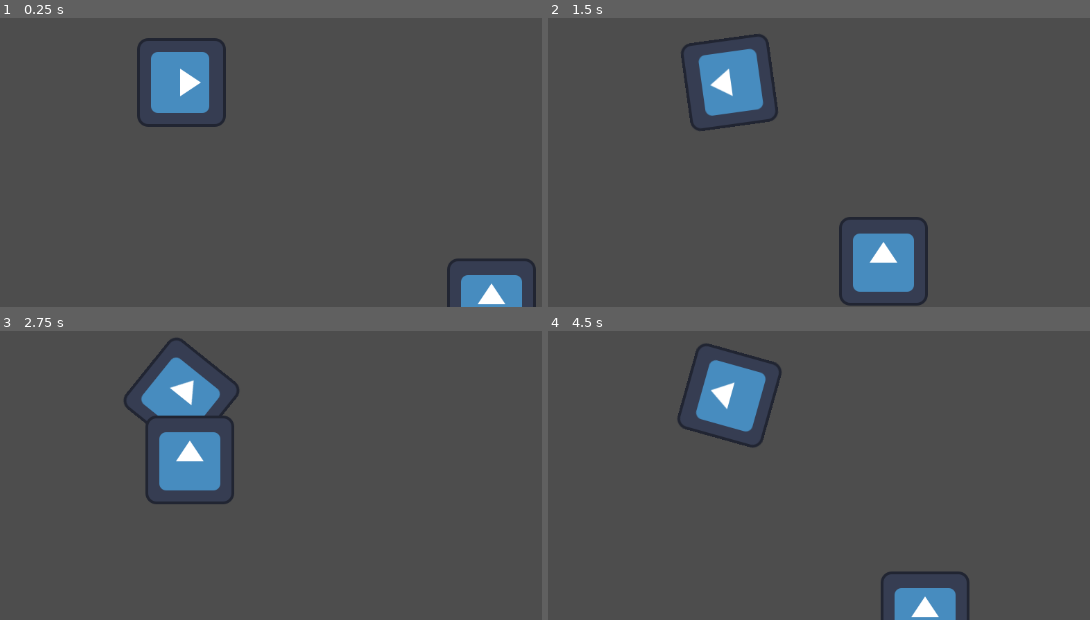
Above: before the commit, frames 1-4 (two rows, left to right).
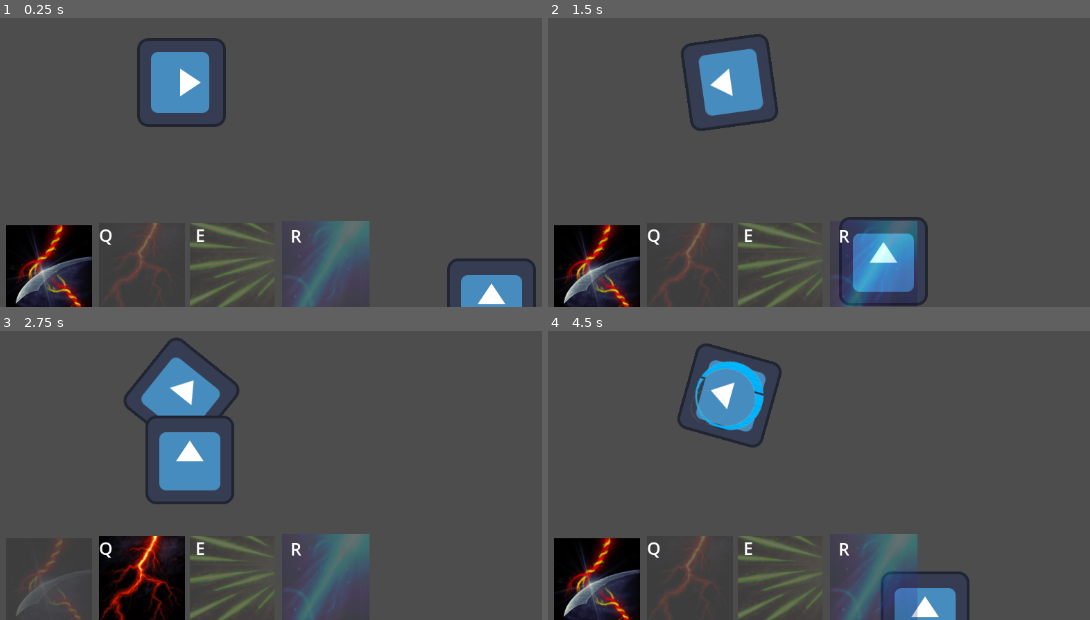
Above: after the commit, the same moments.

Repository: EamonnMR/chrome-crusher
Game: Godot game, scene res://Main.tscn
Same seed, same stepped clock (60 frames per second), same inputs: the game is played once before the commit and once after it. The engine's default icon, where the game draws it, is replaced by a stand-in: a white triangle on a blue panel in a dark square.
Inputs (mouse positions are in pixels of both pictures, inside the frame that each line leads up to):
- Up to frame 1 (0.25 s): no input
- Up to frame 2 (1.5 s): tap Enter at 0.5 s; move the mouse to (905, 61) at 0.52 s; hold D 0.53-1.28 s; hold Right mouse button (block, bound only after the commit) 0.53-1.28 s; click (905, 61) at 0.8 s; move the mouse to (569, 104) at 1.27 s; hold S from 1.28 s (still down); click (569, 104) at 1.35 s
- Up to frame 3 (2.75 s): tap Q at 1.55 s; move the mouse to (outside the picture) at 2.02 s; release S at 2.03 s; hold D from 2.03 s (still down); hold Q from 2.03 s (still down); tap E at 2.3 s
- Up to frame 4 (4.5 s): move the mouse to (688, 484) at 2.77 s; release D at 2.78 s; release Q at 2.78 s; hold W 2.78-3.53 s; tap E at 2.85 s; tap R at 3.05 s; move the mouse to (970, 463) at 3.52 s; hold R 3.53-4.28 s; hold A from 3.53 s (still down); right-click (970, 463) at 3.8 s; move the mouse to (outside the picture) at 4.27 s; right-click (outside the picture) at 4.35 s

The runs differ from the first frame. In frame 1, 7.8% of the frame differs, in the area x 1-69%, y 70-100%; in frame 2, 6.6%; in frame 3, 7.9%; in frame 4, 8.9%, in the area x 1-69%, y 10-100%.

Commit message:
Spells fire projectiles

Diff:
--- a/ChordedController.gd
+++ b/ChordedController.gd
@@ -56,3 +56,12 @@
 		return Vector2(0,0)
 
 	return Vector2(1, 0).rotated(ideal_face)
+
+func selected_color() -> Util.COLOR:
+	if Input.is_key_pressed(KEY_Q):
+		return Util.COLOR.RED
+	if Input.is_key_pressed(KEY_E):
+		return Util.COLOR.GREEN
+	if Input.is_key_pressed(KEY_R):
+		return Util.COLOR.BLUE
+	return Util.COLOR.COLORLESS
--- a/Main.tscn
+++ b/Main.tscn
@@ -1,10 +1,25 @@
-[gd_scene load_steps=4 format=3 uid="uid://c4tvi2paprxm4"]
+[gd_scene load_steps=16 format=3 uid="uid://c4tvi2paprxm4"]
 
 [ext_resource type="Script" path="res://Player.gd" id="1_4ikry"]
 [ext_resource type="Script" path="res://ChordedController.gd" id="2_s663h"]
 [ext_resource type="Texture2D" uid="uid://di8ha6ppvagus" path="res://icon.svg" id="3_c1jtg"]
+[ext_resource type="Script" path="res://Weapon.gd" id="4_43p20"]
+[ext_resource type="Script" path="res://Spell.gd" id="4_tumtf"]
+[ext_resource type="Texture2D" uid="uid://u5fhp6x4i8dl" path="res://assets/j_w_bjerk_painterly_spell_cc_by/lighting-fire-1.png" id="4_xf5rn"]
+[ext_resource type="Script" path="res://SpellPanel.gd" id="5_4bauh"]
+[ext_resource type="Texture2D" uid="uid://bkfmdw7xo5a01" path="res://assets/j_w_bjerk_painterly_spell_cc_by/slice-spirit-1.png" id="5_f1cky"]
+[ext_resource type="Texture2D" uid="uid://btcf0258dpbpq" path="res://assets/j_w_bjerk_painterly_spell_cc_by/needles-acid-2.png" id="5_ke3ro"]
+[ext_resource type="Texture2D" uid="uid://bq1qghqaagnt2" path="res://assets/red_shield.png" id="6_4gwj0"]
+[ext_resource type="Texture2D" uid="uid://0uivkefg4tdo" path="res://assets/j_w_bjerk_painterly_spell_cc_by/beam-blue-2.png" id="6_18veg"]
+[ext_resource type="Texture2D" uid="uid://k58q0fxetlin" path="res://assets/green_shield.png" id="7_4thjf"]
+[ext_resource type="Texture2D" uid="uid://by7oi0jxspkgh" path="res://assets/blue_shield.png" id="8_5pkoi"]
 
-[node name="Node2D" type="Node2D"]
+[sub_resource type="CanvasItemMaterial" id="CanvasItemMaterial_7hf5g"]
+
+[sub_resource type="LabelSettings" id="LabelSettings_8my3m"]
+font_size = 25
+
+[node name="World" type="Node2D"]
 
 [node name="Player" type="CharacterBody2D" parent="."]
 script = ExtResource("1_4ikry")
@@ -15,6 +30,37 @@
 [node name="Sprite" type="Sprite2D" parent="Player"]
 texture = ExtResource("3_c1jtg")
 
+[node name="Weapon" type="Node2D" parent="Player/Sprite"]
+script = ExtResource("4_43p20")
+
+[node name="Spell_R" type="Node2D" parent="Player/Sprite"]
+script = ExtResource("4_tumtf")
+
+[node name="ShieldGraphic" type="Sprite2D" parent="Player/Sprite/Spell_R"]
+visible = false
+texture = ExtResource("6_4gwj0")
+
+[node name="Timer" type="Timer" parent="Player/Sprite/Spell_R"]
+one_shot = true
+
+[node name="Spell_G" type="Node2D" parent="Player/Sprite"]
+script = ExtResource("4_tumtf")
+
+[node name="ShieldGraphic" type="Sprite2D" parent="Player/Sprite/Spell_G"]
+visible = false
+texture = ExtResource("7_4thjf")
+
+[node name="Timer" type="Timer" parent="Player/Sprite/Spell_G"]
+
+[node name="Spell_B" type="Node2D" parent="Player/Sprite"]
+script = ExtResource("4_tumtf")
+
+[node name="ShieldGraphic" type="Sprite2D" parent="Player/Sprite/Spell_B"]
+visible = false
+texture = ExtResource("8_5pkoi")
+
+[node name="Timer" type="Timer" parent="Player/Sprite/Spell_B"]
+
 [node name="Camera2D" type="Camera2D" parent="Player"]
 
 [node name="Turret" type="CharacterBody2D" parent="."]
@@ -22,3 +68,110 @@
 
 [node name="Icon" type="Sprite2D" parent="Turret"]
 texture = ExtResource("3_c1jtg")
+
+[node name="CanvasLayer" type="CanvasLayer" parent="."]
+layer = 2
+
+[node name="SpellPanel" type="Control" parent="CanvasLayer"]
+layout_mode = 3
+anchors_preset = 0
+offset_right = 40.0
+offset_bottom = 40.0
+script = ExtResource("5_4bauh")
+
+[node name="SpellR" type="TextureRect" parent="CanvasLayer/SpellPanel"]
+material = SubResource("CanvasItemMaterial_7hf5g")
+layout_mode = 1
+anchors_preset = 7
+anchor_left = 0.5
+anchor_top = 1.0
+anchor_right = 0.5
+anchor_bottom = 1.0
+offset_left = 437.0
+offset_top = 487.0
+offset_right = 693.0
+offset_bottom = 743.0
+grow_horizontal = 2
+grow_vertical = 0
+scale = Vector2(0.483614, 0.483614)
+texture = ExtResource("4_xf5rn")
+
+[node name="Label" type="Label" parent="CanvasLayer/SpellPanel"]
+layout_mode = 0
+offset_left = 457.0
+offset_top = 527.0
+offset_right = 497.0
+offset_bottom = 565.0
+text = "Q"
+label_settings = SubResource("LabelSettings_8my3m")
+
+[node name="Weapon" type="TextureRect" parent="CanvasLayer/SpellPanel"]
+material = SubResource("CanvasItemMaterial_7hf5g")
+layout_mode = 1
+anchors_preset = 7
+anchor_left = 0.5
+anchor_top = 1.0
+anchor_right = 0.5
+anchor_bottom = 1.0
+offset_left = 303.0
+offset_top = 490.0
+offset_right = 559.0
+offset_bottom = 746.0
+grow_horizontal = 2
+grow_vertical = 0
+scale = Vector2(0.483614, 0.483614)
+texture = ExtResource("5_f1cky")
+
+[node name="SpellG" type="TextureRect" parent="CanvasLayer/SpellPanel"]
+layout_mode = 1
+anchors_preset = 7
+anchor_left = 0.5
+anchor_top = 1.0
+anchor_right = 0.5
+anchor_bottom = 1.0
+offset_left = 568.0
+offset_top = 487.0
+offset_right = 824.0
+offset_bottom = 743.0
+grow_horizontal = 2
+grow_vertical = 0
+scale = Vector2(0.474796, 0.474796)
+texture = ExtResource("5_ke3ro")
+
+[node name="Label2" type="Label" parent="CanvasLayer/SpellPanel"]
+layout_mode = 0
+offset_left = 596.0
+offset_top = 527.0
+offset_right = 636.0
+offset_bottom = 565.0
+text = "E"
+label_settings = SubResource("LabelSettings_8my3m")
+
+[node name="SpellB" type="TextureRect" parent="CanvasLayer/SpellPanel"]
+layout_mode = 1
+anchors_preset = 7
+anchor_left = 0.5
+anchor_top = 1.0
+anchor_right = 0.5
+anchor_bottom = 1.0
+offset_left = 701.0
+offset_top = 484.0
+offset_right = 957.0
+offset_bottom = 740.0
+grow_horizontal = 2
+grow_vertical = 0
+scale = Vector2(0.493684, 0.493684)
+texture = ExtResource("6_18veg")
+
+[node name="Label3" type="Label" parent="CanvasLayer/SpellPanel"]
+layout_mode = 0
+offset_left = 733.0
+offset_top = 528.0
+offset_right = 773.0
+offset_bottom = 566.0
+text = "R"
+label_settings = SubResource("LabelSettings_8my3m")
+
+[connection signal="timeout" from="Player/Sprite/Spell_R/Timer" to="Player/Sprite/Spell_R" method="_on_timer_timeout"]
+[connection signal="timeout" from="Player/Sprite/Spell_G/Timer" to="Player/Sprite/Spell_G" method="_on_timer_timeout"]
+[connection signal="timeout" from="Player/Sprite/Spell_B/Timer" to="Player/Sprite/Spell_B" method="_on_timer_timeout"]
--- a/Player.gd
+++ b/Player.gd
@@ -1,5 +1,13 @@
 extends CharacterBody2D
 
+var selected_color: Util.COLOR = Util.COLOR.COLORLESS
+
+@onready var spells = {
+	Util.COLOR.COLORLESS: $Sprite/Weapon,
+	Util.COLOR.RED: $Sprite/Spell_R,
+	Util.COLOR.GREEN: $Sprite/Spell_G,
+	Util.COLOR.BLUE: $Sprite/Spell_B
+}
 
 const SPEED = 300.0
 # Get the gravity from the project settings to be synced with RigidBody nodes.
@@ -13,4 +21,13 @@
 	velocity = direction * SPEED
 	$Sprite.rotation = $ChordedController.get_aim_dir() + (PI / 2.0)
 	$ChordedController.get
+	selected_color = $ChordedController.selected_color()
+	_handle_shooting()
 	move_and_slide()
+
+
+func _handle_shooting():
+	if Input.is_action_pressed("shoot"):
+		spells[selected_color].shoot()
+	if Input.is_action_pressed("block"):
+		spells[selected_color].block()
--- /dev/null
+++ b/Spell.gd
@@ -0,0 +1,13 @@
+extends Node2D
+
+@export var color: Util.COLOR
+
+func shoot():
+	print("Shoot ", color)
+
+func block():
+	$ShieldGraphic.show()
+	$Timer.start()
+
+func _on_timer_timeout():
+	$ShieldGraphic.hide()
--- /dev/null
+++ b/SpellPanel.gd
@@ -0,0 +1,24 @@
+extends Control
+
+@onready var icons = {
+	Util.COLOR.COLORLESS: $Weapon,
+	Util.COLOR.RED: $SpellR,
+	Util.COLOR.GREEN: $SpellG,
+	Util.COLOR.BLUE: $SpellB
+}
+
+func _process(delta):
+	var current_color = get_tree().get_root().get_node("World/Player").selected_color
+
+	for icon in icons.values():
+		mod_deselected(icon)
+
+	mod_selected(icons[current_color])
+
+func mod_selected(tex: TextureRect):
+	tex.modulate.a = 1.0
+	#tex.show()
+
+func mod_deselected(tex: TextureRect):
+	tex.modulate.a = 0.2
+	#tex.hide()
--- /dev/null
+++ b/Util.gd
@@ -0,0 +1,8 @@
+extends Node
+
+enum COLOR {
+	COLORLESS,
+	RED,
+	GREEN,
+	BLUE
+}
--- /dev/null
+++ b/Weapon.gd
@@ -0,0 +1,9 @@
+extends Node2D
+
+@export var color: Util.COLOR
+
+func shoot():
+	print("Shoot ", color)
+
+func block():
+	pass
--- a/project.godot
+++ b/project.godot
@@ -14,3 +14,20 @@
 run/main_scene="res://Main.tscn"
 config/features=PackedStringArray("4.0", "Forward Plus")
 config/icon="res://icon.svg"
+
+[autoload]
+
+Util="*res://Util.gd"
+
+[input]
+
+shoot={
+"deadzone": 0.5,
+"events": [Object(InputEventMouseButton,"resource_local_to_scene":false,"resource_name":"","device":-1,"window_id":0,"alt_pressed":false,"shift_pressed":false,"ctrl_pressed":false,"meta_pressed":false,"button_mask":1,"position":Vector2(341, 3),"global_position":Vector2(345, 46),"factor":1.0,"button_index":1,"pressed":true,"double_click":false,"script":null)
+]
+}
+block={
+"deadzone": 0.5,
+"events": [Object(InputEventMouseButton,"resource_local_to_scene":false,"resource_name":"","device":-1,"window_id":0,"alt_pressed":false,"shift_pressed":false,"ctrl_pressed":false,"meta_pressed":false,"button_mask":2,"position":Vector2(297, 14),"global_position":Vector2(301, 57),"factor":1.0,"button_index":2,"pressed":true,"double_click":false,"script":null)
+]
+}
Binary file added: assets/blue_blob.png
Not shown, added: assets/blue_blob.png.import
Binary file added: assets/blue_shield.png
Not shown, added: assets/blue_shield.png.import
Binary file added: assets/green_blob.png
Not shown, added: assets/green_blob.png.import
Binary file added: assets/green_shield.png
Not shown, added: assets/green_shield.png.import
Binary file added: assets/j_w_bjerk_painterly_spell_cc_by/beam-blue-2.png
Not shown, added: assets/j_w_bjerk_painterly_spell_cc_by/beam-blue-2.png.import
Binary file added: assets/j_w_bjerk_painterly_spell_cc_by/lighting-fire-1.png
Not shown, added: assets/j_w_bjerk_painterly_spell_cc_by/lighting-fire-1.png.import
(and 8 more such lines)
